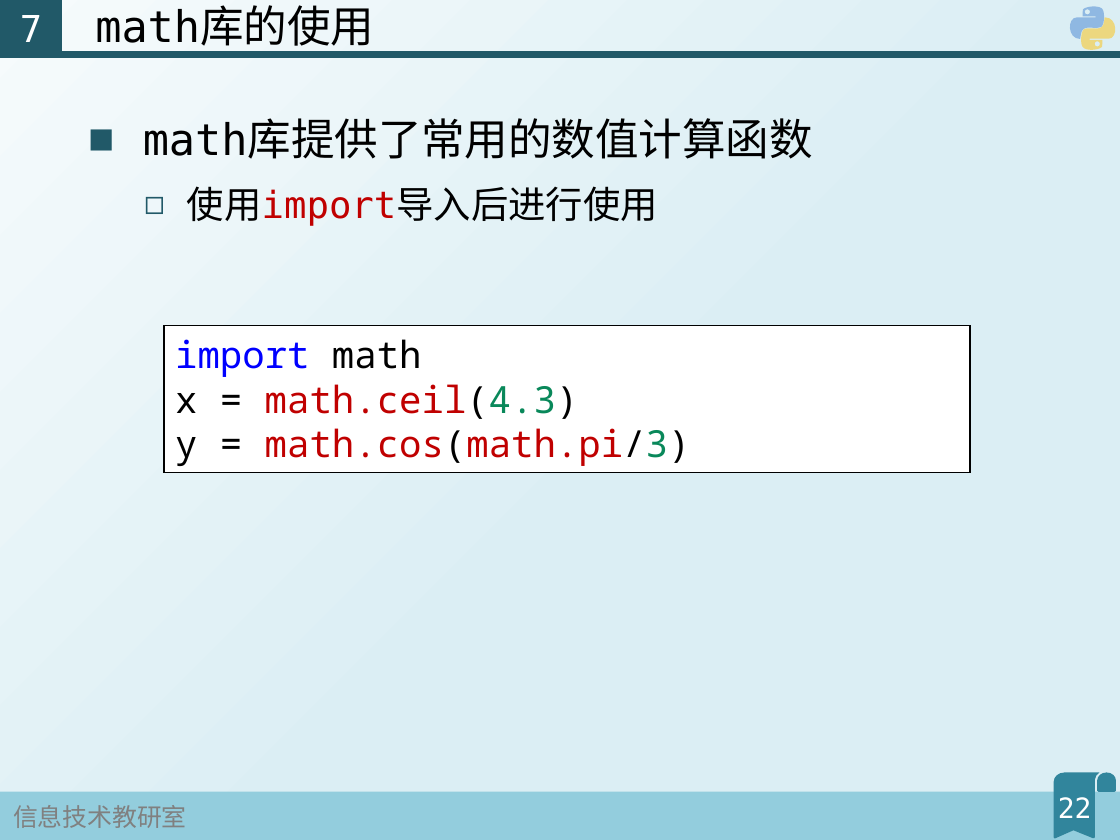
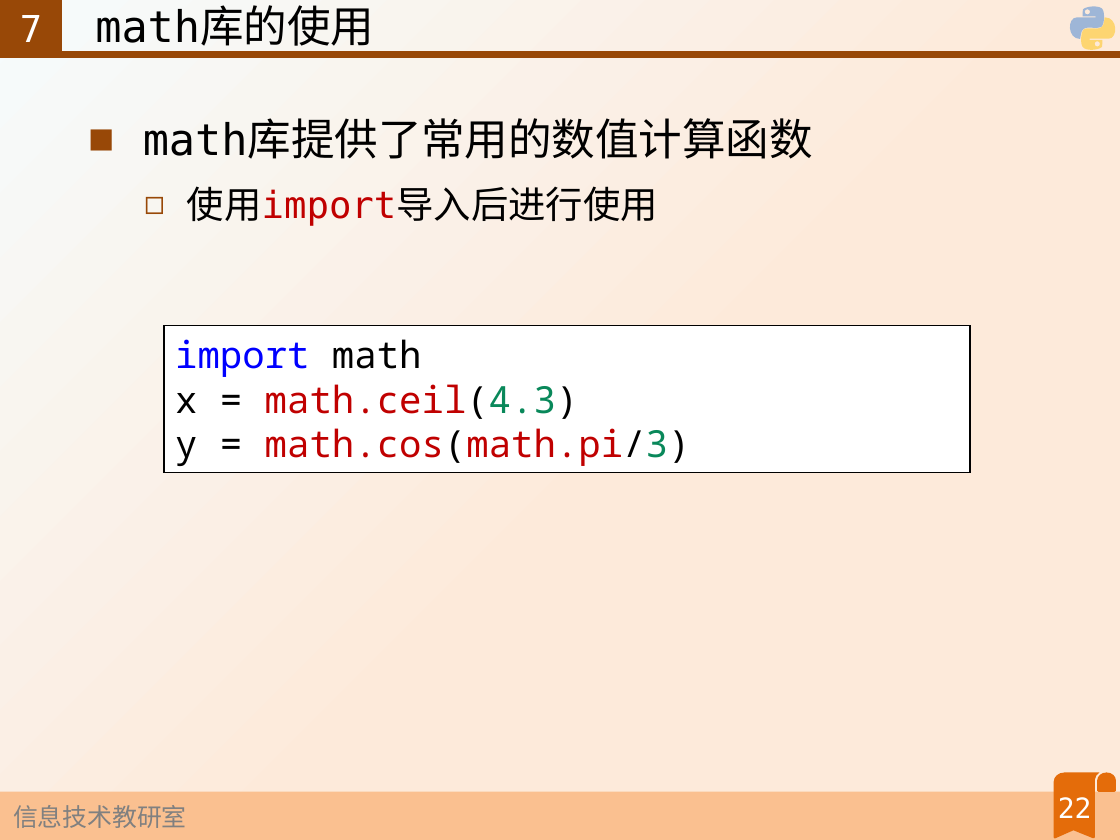
Before and after one commit to fjzfmxd/-, a slide deck: slide 22 of 2Python基本类型/幻灯片.pptx. Drawn at 1120x840 pixels with LibreOffice and Linux fonts; fonts in the diff are those of the drawing; background and template pictures are left out. Boxes give left, top, right and bottom in pixels: in the first picture for what was removed or moved away, otherwise in the second. Text is boxed around its words. In the diff, an @@ line names an element or a change of style, - is before the commit and + after.

```diff
--- a/2Python基本类型/幻灯片.pptx
+++ b/2Python基本类型/幻灯片.pptx
@@ background gradient #F6FBFC to #DBEEF4 to gradient #F6FBFC to #FDEADA @@
@@ text "7" at bbox=[0, 0, 62, 56]: fill #215968 to #984807 @@
@@ line (0, 54) - (1120, 54): stroke #215968 4.5 pt to #984807 4.5 pt @@
@@ text "math库提供了常用的数值计算函数" at bbox=[143, 120, 813, 226]: bullet colour #215968 to #984807 @@
@@ freeform shape at bbox=[1054, 773, 1117, 839]: fill #31859C to #E46C0A @@
@@ rectangle at bbox=[0, 792, 1120, 840]: fill #93CDDD to #FAC090 @@
```
Also in this commit, not shown: 3 other slides changed, 1 slide added, 1 other file.
